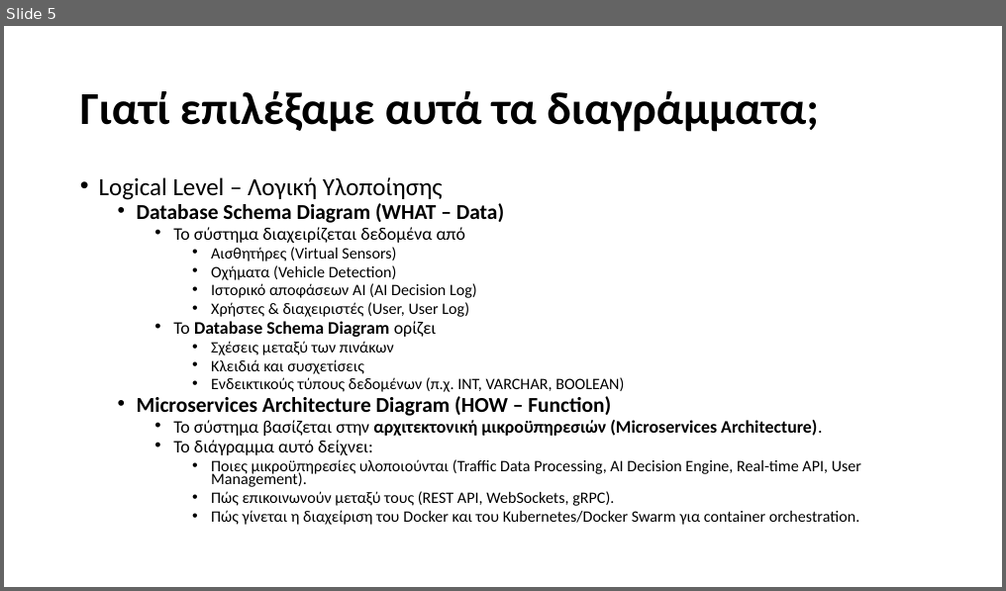
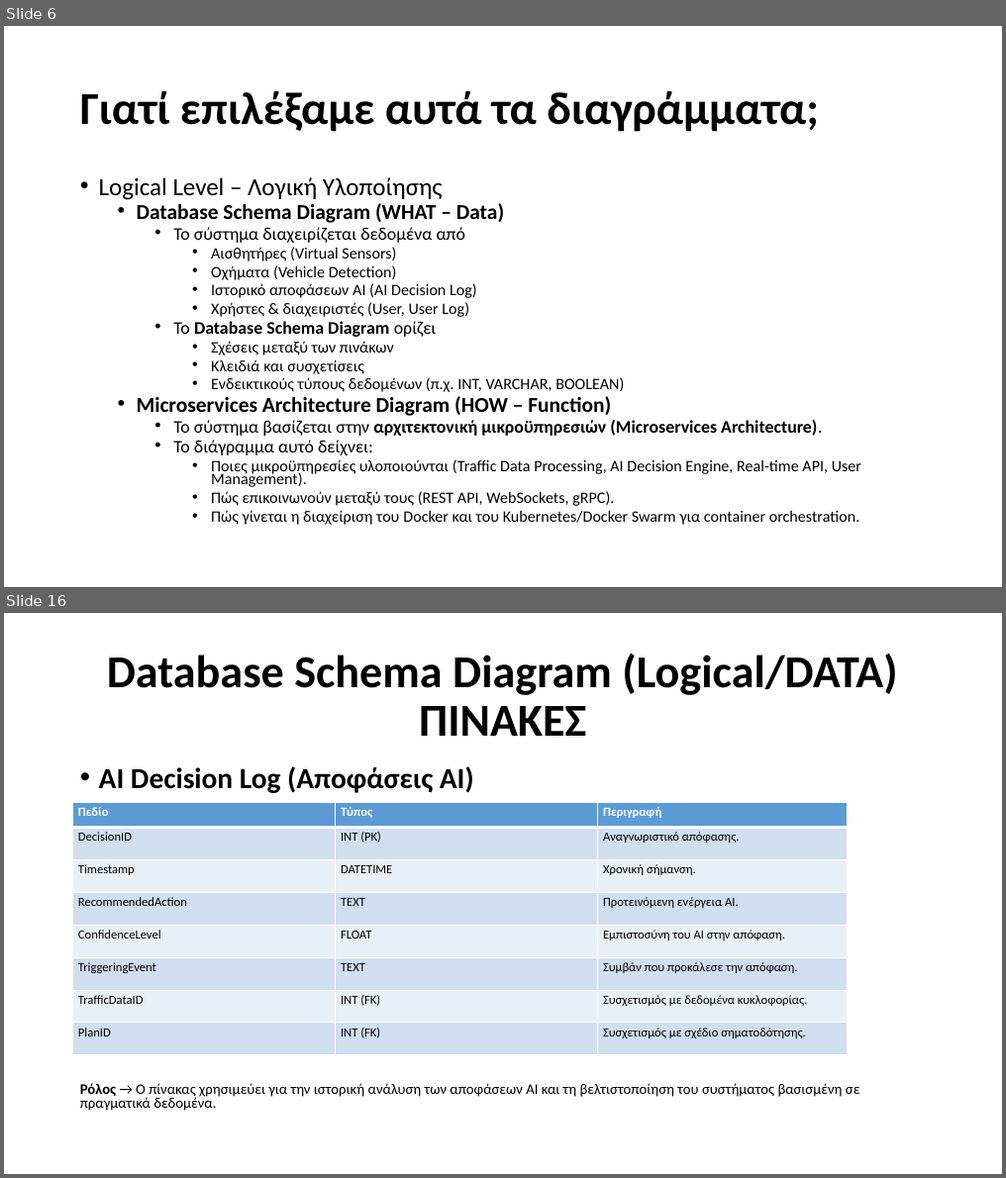
Before and after one commit to Ath21/STL_Drive, a slide deck: Presentation.pptx. Shown one above the other, each under a label of ours: slide 5 before the commit, slides 6 and 16 after it; the slides between them are not shown. The pictures are 1006x591 and 1006x1178 pixels, drawn with LibreOffice and Linux fonts; fonts in the diff are those of the drawing. Boxes give left, top, right and bottom in pixels: in the first picture for what was removed or moved away, otherwise in the second. Text is boxed around its words. In the diff, an @@ line names an element or a change of style, - is before the commit and + after.

```diff
--- a/Presentation.pptx
+++ b/Presentation.pptx
@@ slide 16 added at [4,613,1002,1174], background #FFFFFF @@
@@ title added at [107,654,897,736], 44 pt, text #000000, bold @@
+Database Schema Diagram (Logical/DATA)
+ΠΙΝΑΚΕΣ
@@ text added at [80,766,860,1111], 14 pt, text #000000 @@
+• AI Decision Log (Αποφάσεις AI)
+Ρόλος → Ο πίνακας χρησιμεύει για την ιστορική ανάλυση των αποφάσεων AI και τη βελτιστοποίηση του συστήματος βασισμένη σε πραγματικά δεδομένα.
@@ table added at [73,802,847,1056], 8 rows, 3 columns @@
+Πεδίο | Τύπος | Περιγραφή
+DecisionID | INT (PK) | Αναγνωριστικό απόφασης.
+Timestamp | DATETIME | Χρονική σήμανση.
+RecommendedAction | TEXT | Προτεινόμενη ενέργεια AI.
+ConfidenceLevel | FLOAT | Εμπιστοσύνη του AI στην απόφαση.
+TriggeringEvent | TEXT | Συμβάν που προκάλεσε την απόφαση.
+TrafficDataID | INT (FK) | Συσχετισμός με δεδομένα κυκλοφορίας.
+PlanID | INT (FK) | Συσχετισμός με σχέδιο σηματοδότησης.
@@ what was slide 5 is now slide 6 @@
```
Also in this commit, not shown: 5 slides changed, 13 other slides added, 2 slides removed, 1 other file.
